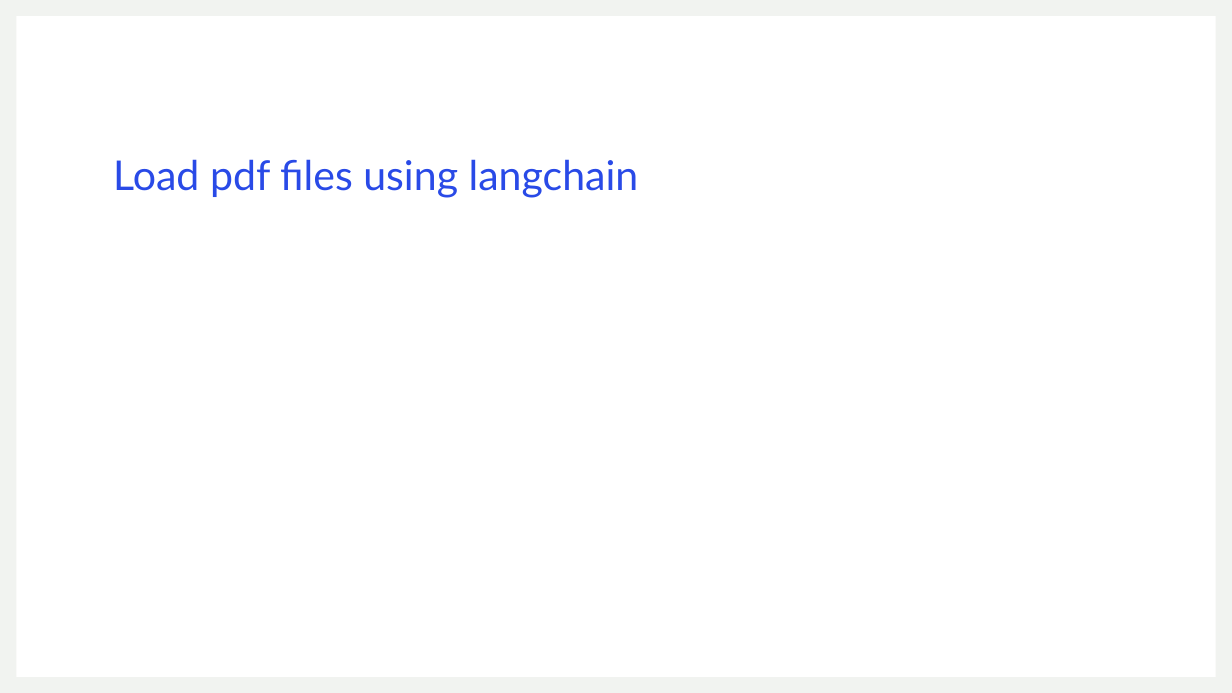
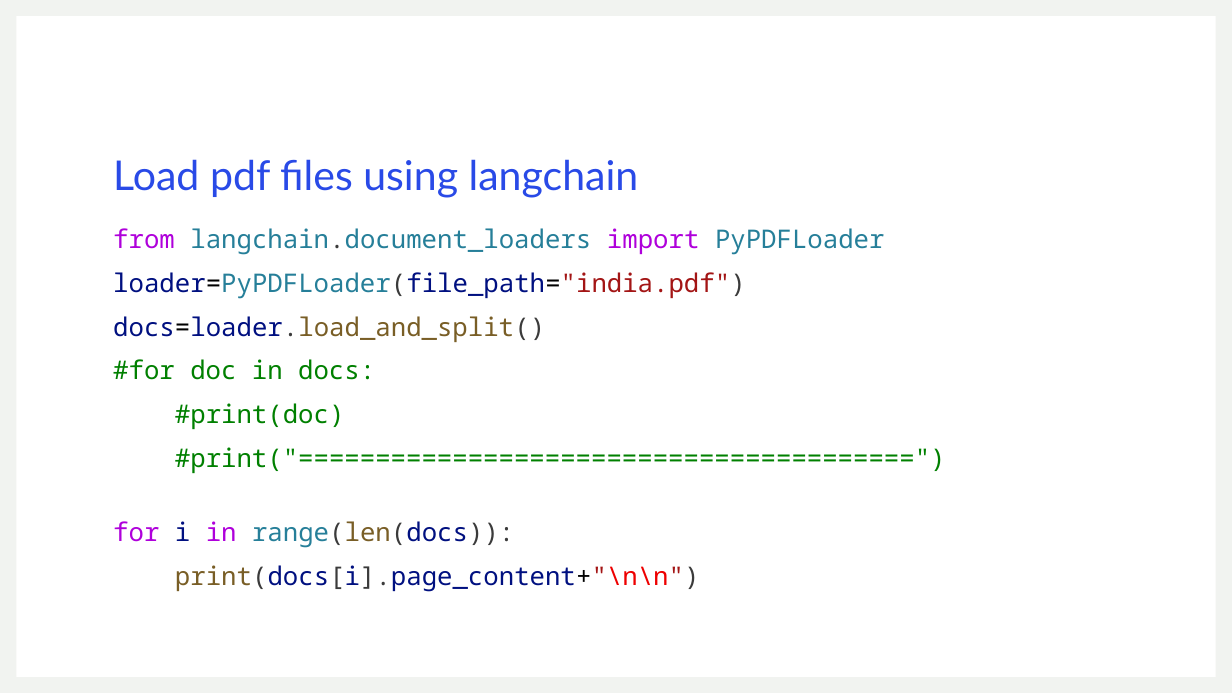
Before and after one commit to ronidas39/LLMtutorial, a slide deck: slide 3 of tutorial27/tutorial27.pptx. Drawn at 1232x693 pixels with LibreOffice and Linux fonts; fonts in the diff are those of the drawing. Boxes give left, top, right and bottom in pixels: in the first picture for what was removed or moved away, otherwise in the second. Text is boxed around its words. In the diff, an @@ line names an element or a change of style, - is before the commit and + after.

```diff
--- a/tutorial27/tutorial27.pptx
+++ b/tutorial27/tutorial27.pptx
@@ text added at (x1=113, y1=228, x2=946, y2=592), 20 pt, text #008000 @@
+from langchain.document_loaders import PyPDFLoader
+loader=PyPDFLoader(file_path="india.pdf")
+docs=loader.load_and_split()
+#for doc in docs:
+#print(doc)
+#print("========================================")
+for i in range(len(docs)):
+print(docs[i].page_content+"\n\n")
```
Also in this commit, not shown: 1 other slide changed, 1 slide added, 2 other files.
